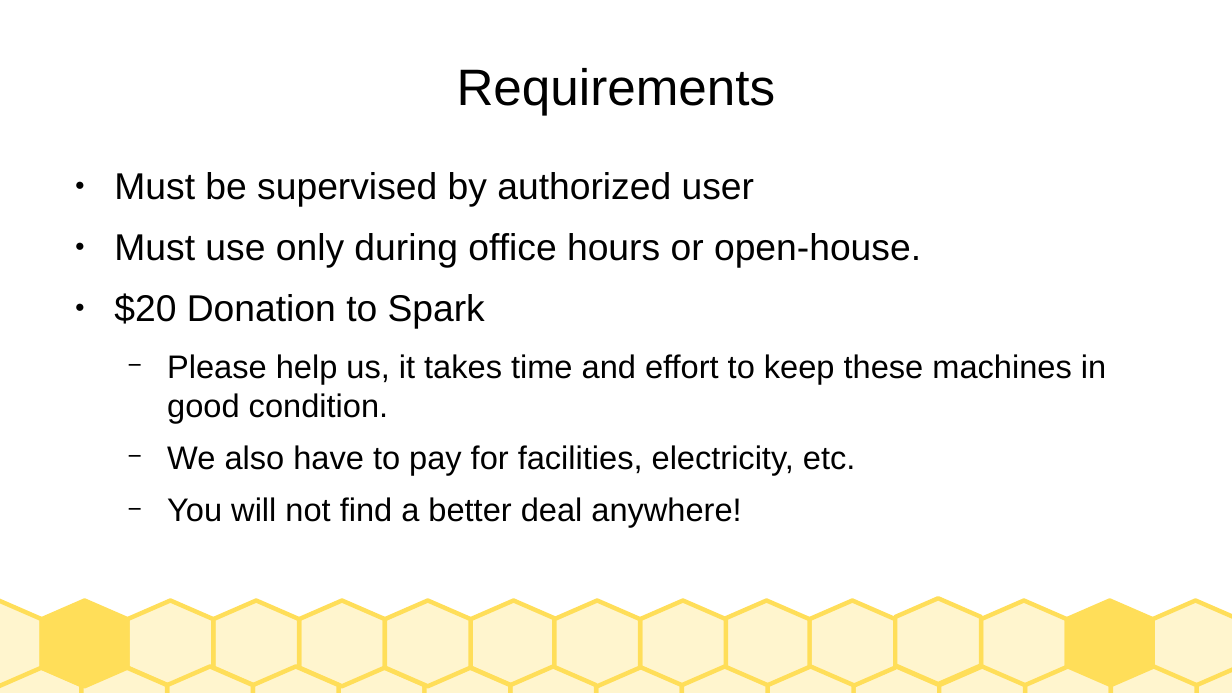
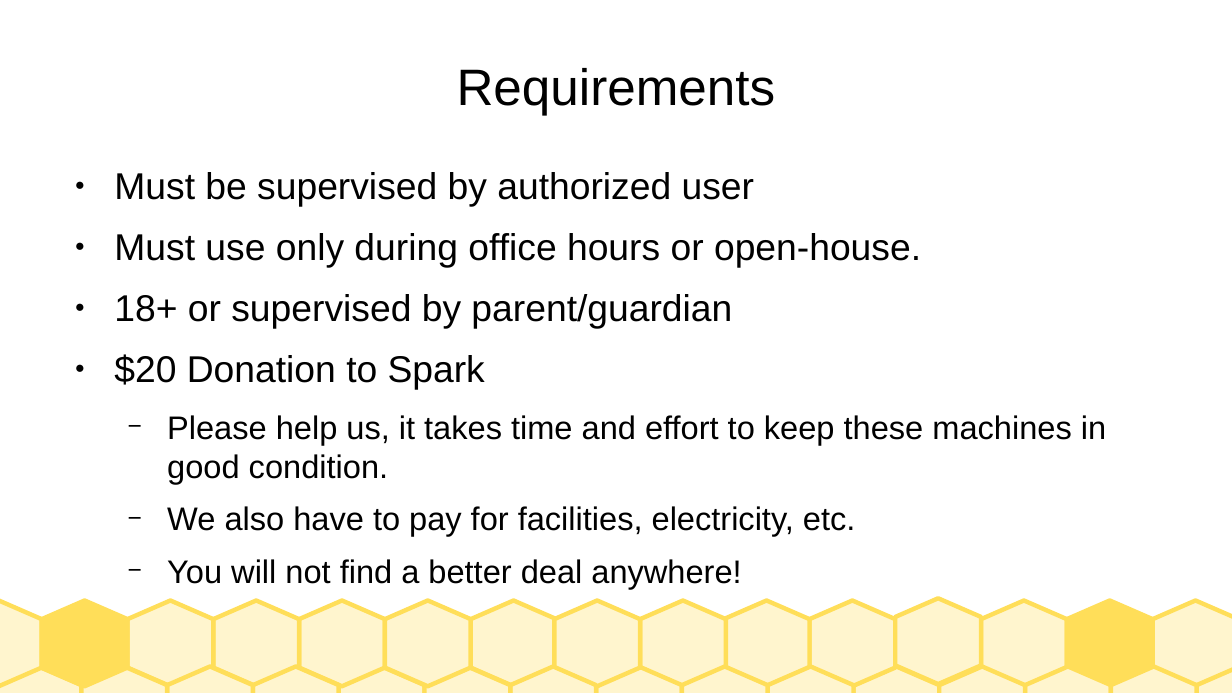
Before and after one commit to jarney/SparkStudioSalem-IndustrialLaserCutters, a slide deck: slide 3 of Training-GeneralPublic.odp. Drawn at 1232x693 pixels with LibreOffice and Linux fonts; fonts in the diff are those of the drawing. Boxes give left, top, right and bottom in pixels: in the first picture for what was removed or moved away, otherwise in the second. Text is boxed around its words. In the diff, an @@ line names an element or a change of style, - is before the commit and + after.

```diff
--- a/Training-GeneralPublic.odp
+++ b/Training-GeneralPublic.odp
@@ text at (x1=114, y1=294, x2=732, y2=329): paragraph added @@
+● 18+ or supervised by parent/guardian
```
Also in this commit, not shown: 2 other slides changed, 2 slides added, 1 slide removed, 3 other files.
